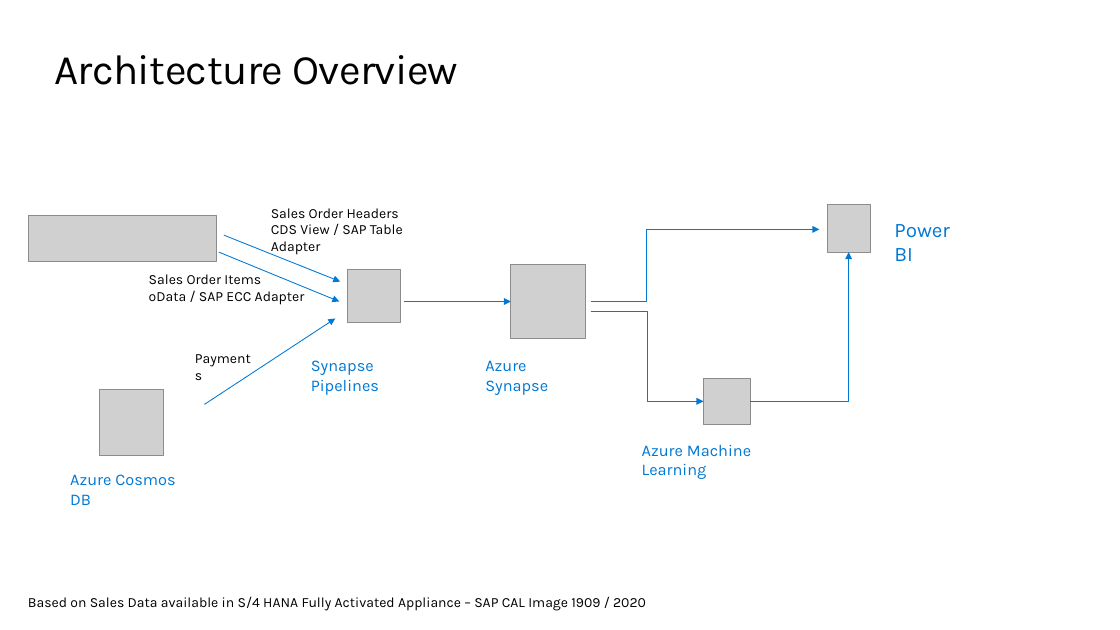
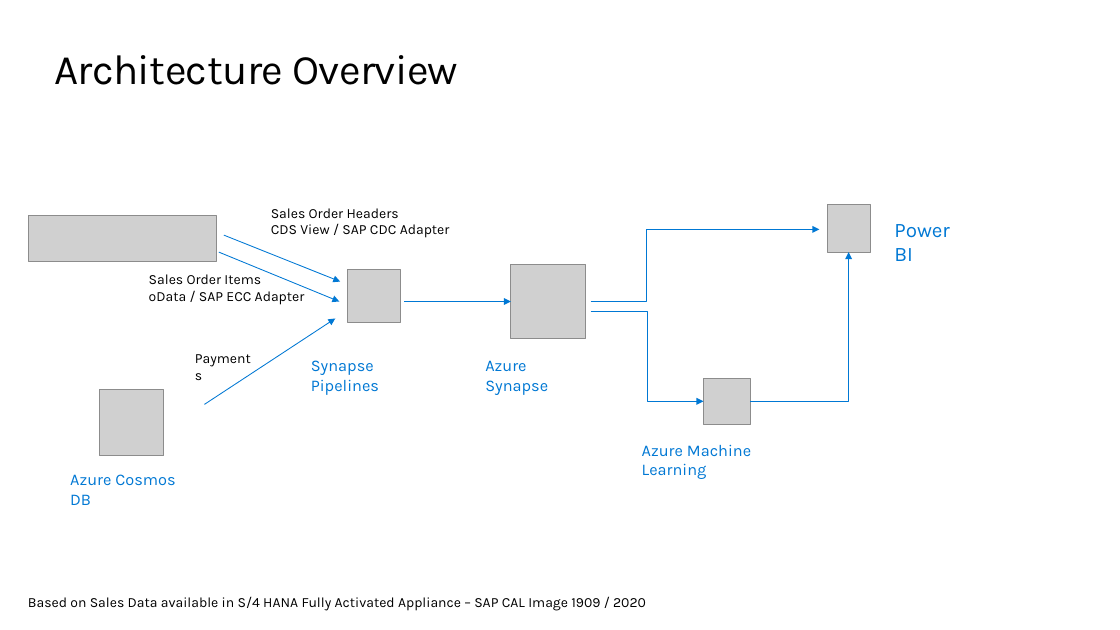
Before and after one commit to thzandvl/microhack-sap-data, a slide deck: slide 4 of SAP-Data-MicroHack.pptx. Drawn at 1120x630 pixels with LibreOffice and Linux fonts; fonts in the diff are those of the drawing; grey boxes stand for pictures; background and template pictures are left out. Boxes give left, top, right and bottom in pixels: in the first picture for what was removed or moved away, otherwise in the second. Text is boxed around its words. In the diff, an @@ line names an element or a change of style, - is before the commit and + after.

Commit message:
Updated  Overall Picture

```diff
--- a/SAP-Data-MicroHack.pptx
+++ b/SAP-Data-MicroHack.pptx
@@ text at (271, 208, 450, 238): text changed @@
-Sales Order Headers
-CDS View / SAP Table Adapter
+Sales Order Headers
+CDS View / SAP CDC Adapter
```
